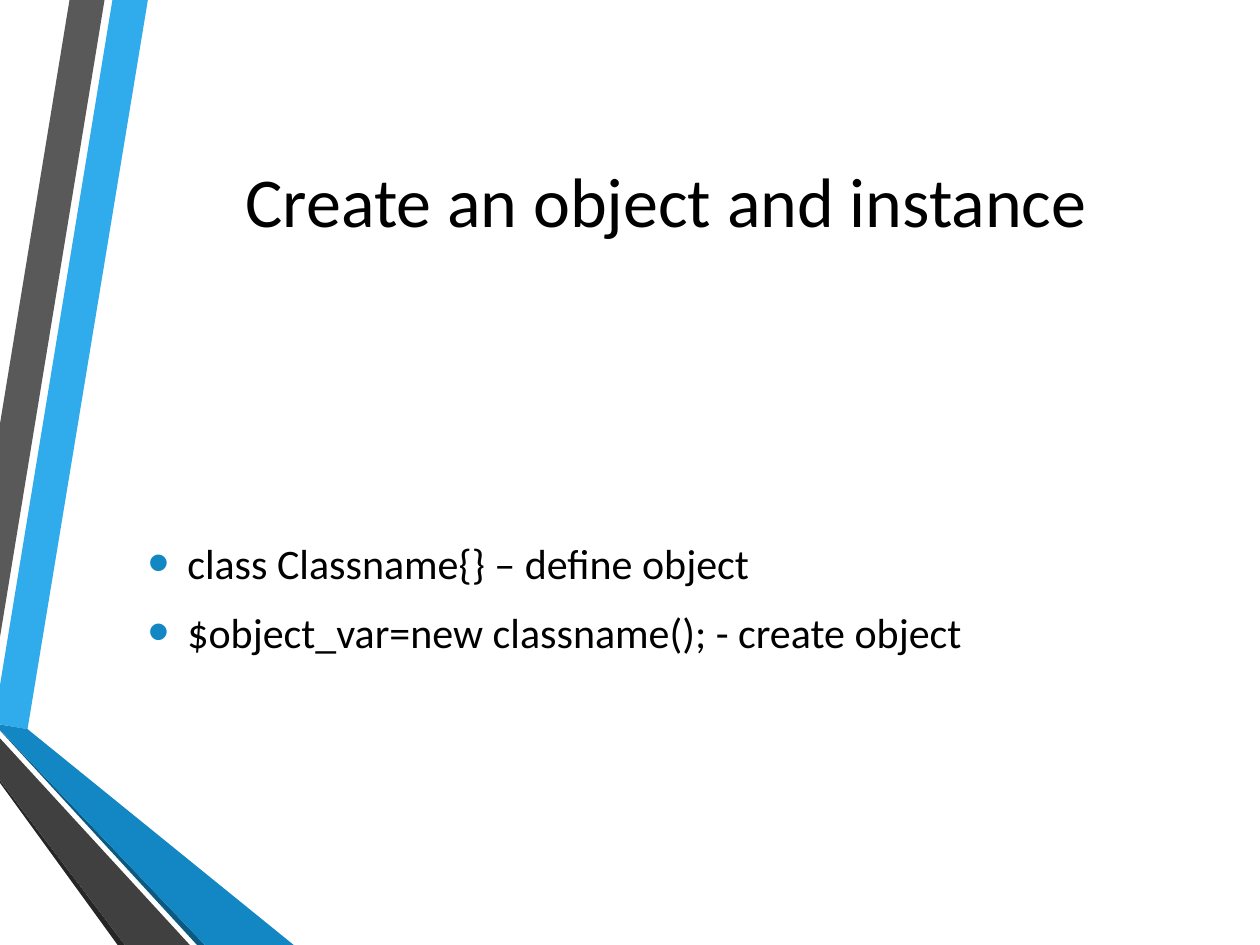
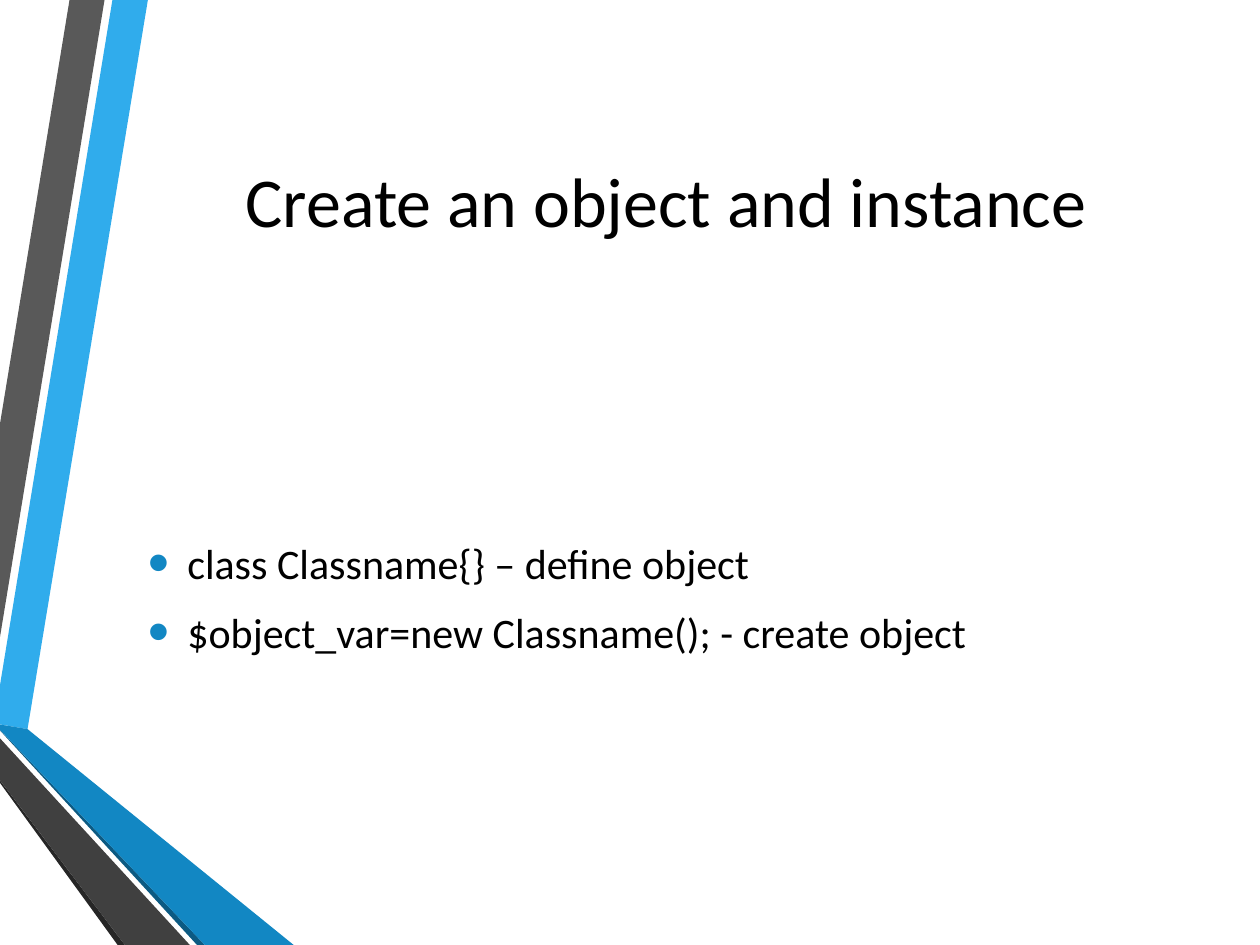
Before and after one commit to hatted/fevaworks-php, a slide deck: slide 6 of php-fw7/lesson7a-tv.pptx. Drawn at 1260x945 pixels with LibreOffice and Linux fonts; fonts in the diff are those of the drawing; background and template pictures are left out. Boxes give left, top, right and bottom in pixels: in the first picture for what was removed or moved away, otherwise in the second. Text is boxed around its words. In the diff, an @@ line names an element or a change of style, - is before the commit and + after.

```diff
--- a/php-fw7/lesson7a-tv.pptx
+++ b/php-fw7/lesson7a-tv.pptx
@@ text at [187, 617, 966, 656]: text changed @@
-• $object_var=new classname(); - create object
+• $object_var=new Classname(); - create object
```
Also in this commit, not shown: 11 other slides changed, 2 other files.
